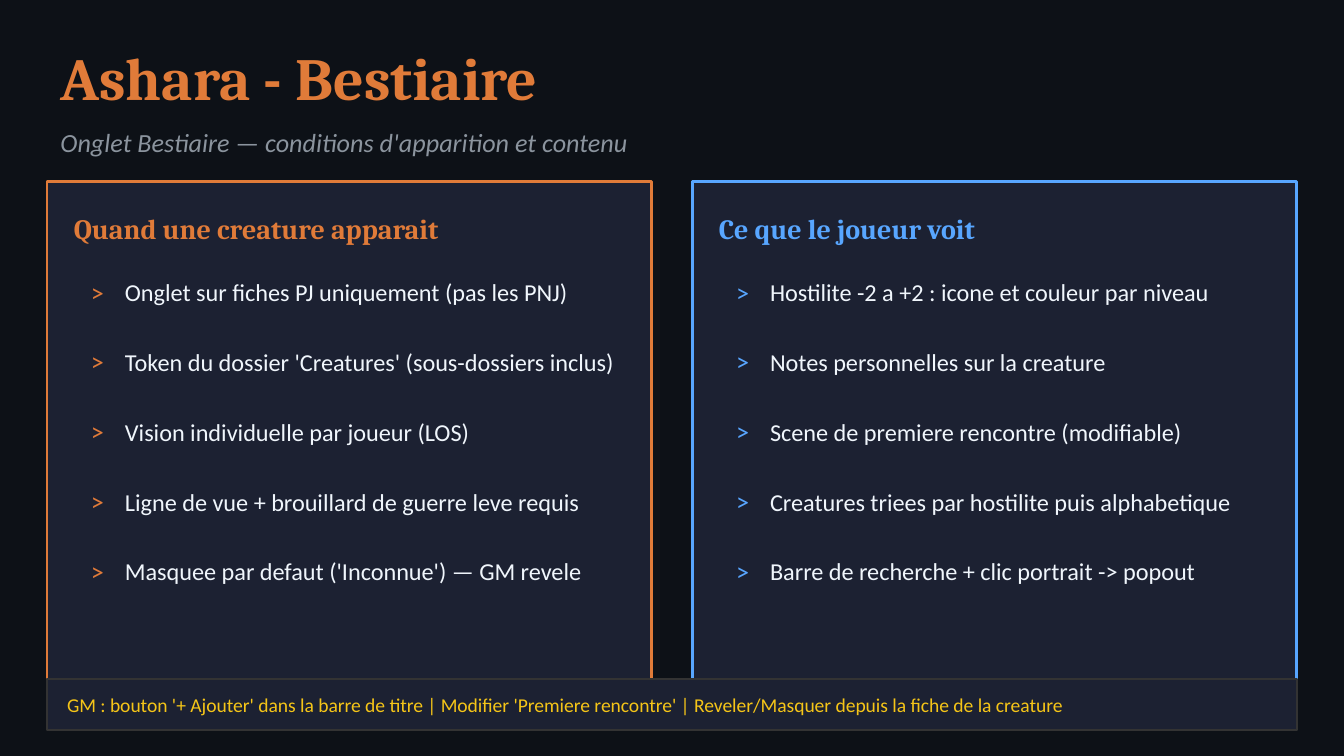
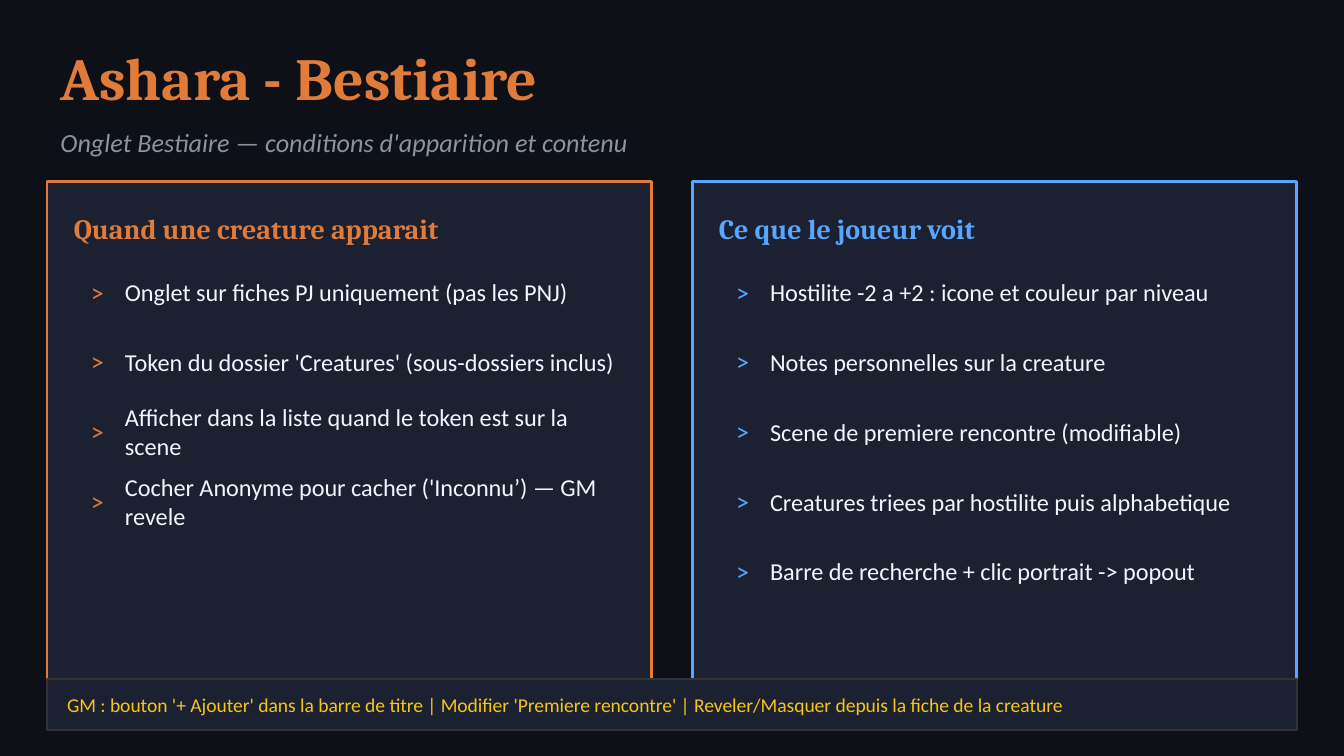
Before and after one commit to Gaetannnnnnnn/westmarch, a slide deck: slide 4 of Guide_MJ_Ashara.pptx. Drawn at 1344x756 pixels with LibreOffice and Linux fonts; fonts in the diff are those of the drawing. Boxes give left, top, right and bottom in pixels: in the first picture for what was removed or moved away, otherwise in the second. Text is boxed around its words. In the diff, an @@ line names an element or a change of style, - is before the commit and + after.

```diff
--- a/Guide_MJ_Ashara.pptx
+++ b/Guide_MJ_Ashara.pptx
@@ text at <box>125,409,568,455</box>: text changed @@
-Ligne de vue + brouillard de guerre leve requis
+Afficher dans la liste quand le token est sur la scene
@@ text removed at <box>125,423,469,445</box> @@
-Vision individuelle par joueur (LOS)
@@ text at <box>125,478,596,525</box>: text changed @@
-Masquee par defaut ('Inconnue') — GM revele
+Cocher Anonyme pour cacher ('Inconnu’) — GM revele
@@ text removed at <box>74,546,121,597</box> @@
->
```
Also in this commit, not shown: 3 other slides changed, 8 other files.
